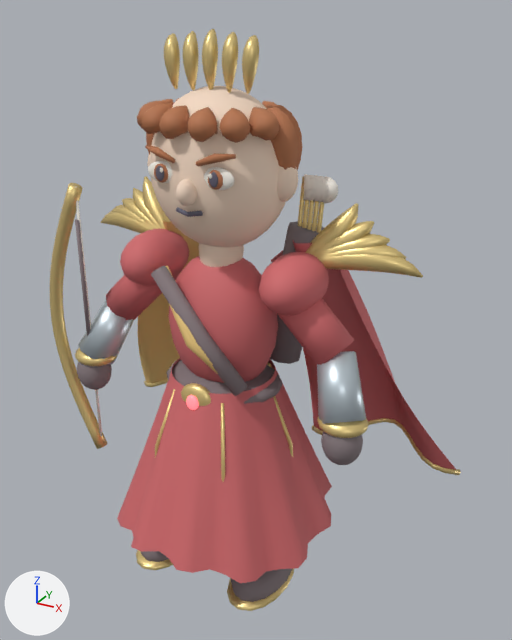
A saved change to the glTF model samkok/web/models/14-e2.glb.
One viewpoint serves both versions: a 50 mm lens placed at (1.88, -3.03, 3.21), pointed at (0.09, 0.21, 1.59). Arrows for +X, +Y and +Z are at lower left; the lights stay in place. The picture after the commit comes second.

In view in the first picture: '14_T2_Ember Lion_Mesh'.
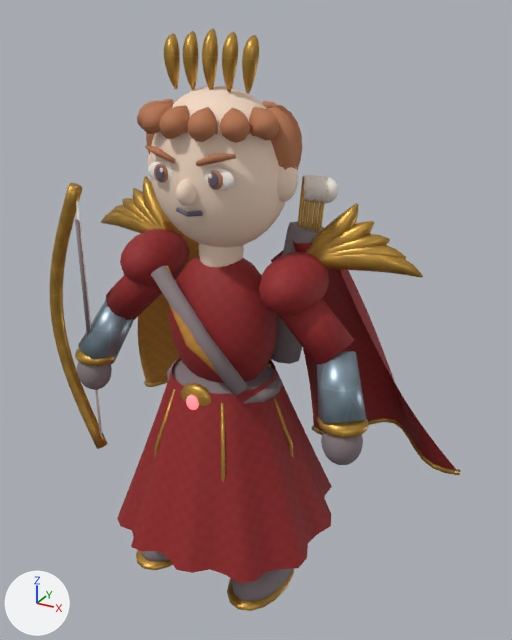
Changed parts and their boxes [x1, y1, x2, y2] in the pictures (512 x 640 px):
'14_T2_Ember Lion_Mesh', surface changed (darker): [50, 29, 461, 611] in both

Edits to the bpy script that builds the scene:
```text
Change mat_silk_a32527_001:
    where n0 = _N.new('ShaderNodeBsdfPrincipled'); n0.name = 'Principled BSDF'
    remove n0.inputs[0].default_value = (0.639, 0.145, 0.153, 1.0)  # 'Base Color', pink #d16a6d
    add n2 = _N.new('ShaderNodeTexImage'); n2.name = 'Image Texture'
    add n2.image = img_weave_a32527
    add n3 = _N.new('ShaderNodeNormalMap'); n3.name = 'Normal Map'
    add n3.uv_map = 'UVMap'
    add n3.inputs[0].default_value = 0.28  # 'Strength'
    add n4 = _N.new('ShaderNodeTexImage'); n4.name = 'Image Texture.001'
    add n4.image = img_surface_normal_true
    add _L.new(n2.outputs[0], n0.inputs[0])  # 'Color' to 'Base Color'
    add _L.new(n3.outputs[0], n0.inputs[5])  # 'Normal' to 'Normal'
    add _L.new(n4.outputs[0], n3.inputs[1])  # 'Color' to 'Color'
Change mat_accent_d99737_001:
    where n0 = _N.new('ShaderNodeBsdfPrincipled'); n0.name = 'Principled BSDF'
    remove n0.inputs[0].default_value = (0.851, 0.592, 0.216, 1.0)  # 'Base Color', beige #eeca80
    add n2 = _N.new('ShaderNodeTexImage'); n2.name = 'Image Texture'
    add n2.image = img_weave_d99737
    add n3 = _N.new('ShaderNodeNormalMap'); n3.name = 'Normal Map'
    add n3.uv_map = 'UVMap'
    add n3.inputs[0].default_value = 0.28  # 'Strength'
    add n4 = _N.new('ShaderNodeTexImage'); n4.name = 'Image Texture.001'
    add n4.image = img_surface_normal_true
    add _L.new(n2.outputs[0], n0.inputs[0])  # 'Color' to 'Base Color'
    add _L.new(n3.outputs[0], n0.inputs[5])  # 'Normal' to 'Normal'
    add _L.new(n4.outputs[0], n3.inputs[1])  # 'Color' to 'Color'
Change mat_antique_gold_001:
    where n0 = _N.new('ShaderNodeBsdfPrincipled'); n0.name = 'Principled BSDF'
    remove n0.inputs[0].default_value = (0.788, 0.604, 0.247, 1.0)  # 'Base Color', yellow #e6cc88
    add n2 = _N.new('ShaderNodeTexImage'); n2.name = 'Image Texture'
    add n2.image = img_engraved_c99a3f
    add n3 = _N.new('ShaderNodeNormalMap'); n3.name = 'Normal Map'
    add n3.uv_map = 'UVMap'
    add n3.inputs[0].default_value = 0.45  # 'Strength'
    add n4 = _N.new('ShaderNodeTexImage'); n4.name = 'Image Texture.001'
    add n4.image = img_surface_normal_false
    add _L.new(n2.outputs[0], n0.inputs[0])  # 'Color' to 'Base Color'
    add _L.new(n3.outputs[0], n0.inputs[5])  # 'Normal' to 'Normal'
    add _L.new(n4.outputs[0], n3.inputs[1])  # 'Color' to 'Color'
Change mat_steel_001:
    where n0 = _N.new('ShaderNodeBsdfPrincipled'); n0.name = 'Principled BSDF'
    remove n0.inputs[0].default_value = (0.604, 0.686, 0.741, 1.0)  # 'Base Color', light grey #ccd8df
    add n2 = _N.new('ShaderNodeTexImage'); n2.name = 'Image Texture'
    add n2.image = img_engraved_9aafbd
    add n3 = _N.new('ShaderNodeNormalMap'); n3.name = 'Normal Map'
    add n3.uv_map = 'UVMap'
    add n3.inputs[0].default_value = 0.45  # 'Strength'
    add n4 = _N.new('ShaderNodeTexImage'); n4.name = 'Image Texture.001'
    add n4.image = img_surface_normal_false
    add _L.new(n2.outputs[0], n0.inputs[0])  # 'Color' to 'Base Color'
    add _L.new(n3.outputs[0], n0.inputs[5])  # 'Normal' to 'Normal'
    add _L.new(n4.outputs[0], n3.inputs[1])  # 'Color' to 'Color'
```
